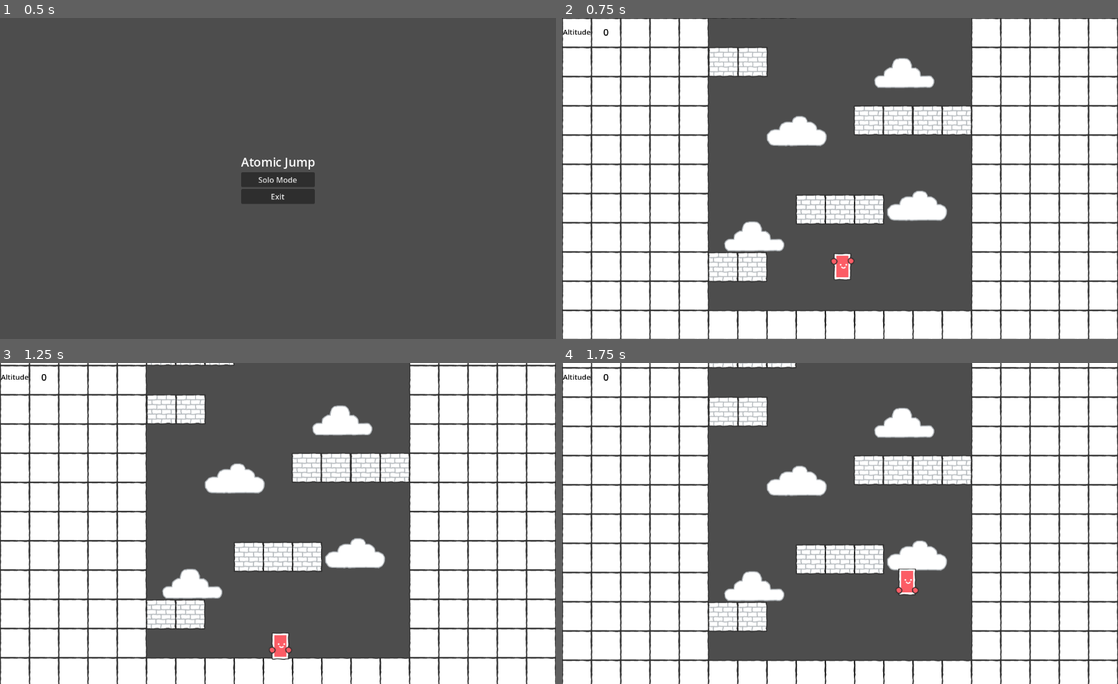
Above: before the commit, frames 1-4 (two rows, left to right).
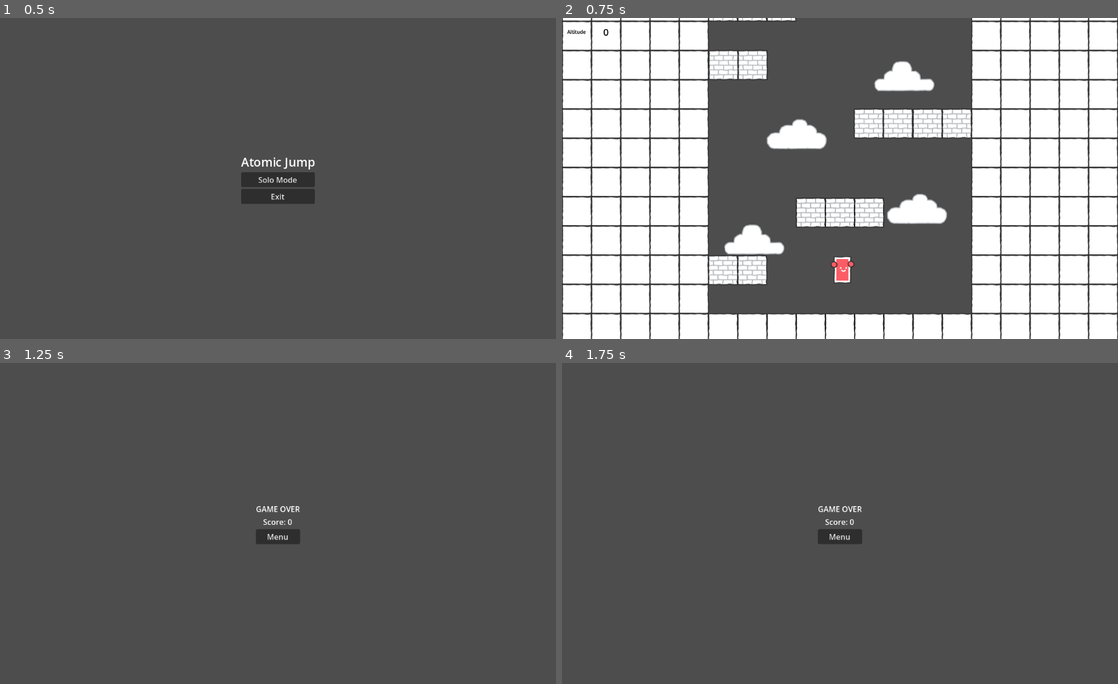
Above: after the commit, the same moments.

Repository: T1b4lt/AtomicJump
Game: Godot game, scene res://screens/main_menu/main_menu.tscn
Two runs of this game, one before a commit and one after it. Both use one fixed random seed, a clock stepped at 60 frames per second and the inputs below.
Inputs:
- Up to frame 1 (0.5 s): no input
- Up to frame 2 (0.75 s): click "Solo Mode" at 0.5 s
- Up to frame 3 (1.25 s): no input
- Up to frame 4 (1.75 s): hold D (right) from 1.28 s (still down); tap Space (jump) at 1.35, 1.52 s

Frame 1 is identical in both runs. In frame 2, 15% of the frame differs, in the area x 0-100%, y 0-100%; in frame 3, 63%; in frame 4, 63%.

Commit message:
feat: :sparkles: hud altitude counts

Diff:
--- a/characters/camera/camera.gd
+++ b/characters/camera/camera.gd
@@ -1,7 +1,7 @@
 class_name Camera
 extends Camera2D
 
-@export var speed: float = 20.0 # speed attribute
+var CAMERA_SPEED: float = 50.0 # camera speed attribute
 
 
 # Called when the node enters the scene tree for the first time.
@@ -12,4 +12,4 @@
 # Called every frame. 'delta' is the elapsed time since the previous frame.
 func _process(delta):
 	# move camera upwards
-	position.y -= speed * delta
+	position.y -= CAMERA_SPEED * delta
--- a/characters/protagonist/protagonist.gd
+++ b/characters/protagonist/protagonist.gd
@@ -2,9 +2,9 @@
 extends CharacterBody2D
 
 
-@export var SPEED = 300.0
-@export var JUMP_VELOCITY = -400.0
-@export var MAX_JUMPS = 2  # Allow double jump
+var SPEED = 300.0
+var JUMP_VELOCITY = -450.0
+var MAX_JUMPS = 2  # Allow double jump
 
 @onready var body_sprite = $body
 @onready var animation_player = $AnimationPlayer
--- a/characters/protagonist/protagonist.tscn
+++ b/characters/protagonist/protagonist.tscn
@@ -63,35 +63,6 @@
 "values": [Vector2(-19, -13), Vector2(-17, -13), Vector2(-22, -13), Vector2(-17, -13), Vector2(-20, -13)]
 }
 
-[sub_resource type="Animation" id="Animation_cq2qn"]
-resource_name = "walk"
-length = 0.5
-loop_mode = 1
-tracks/0/type = "value"
-tracks/0/imported = false
-tracks/0/enabled = true
-tracks/0/path = NodePath("righthand:position")
-tracks/0/interp = 1
-tracks/0/loop_wrap = true
-tracks/0/keys = {
-"times": PackedFloat32Array(0, 0.1, 0.2, 0.3, 0.4),
-"transitions": PackedFloat32Array(1, 1, 1, 1, 1),
-"update": 0,
-"values": [Vector2(19, 6), Vector2(20.54, 6), Vector2(16.68, 6), Vector2(19.755, 6), Vector2(15.605, 6)]
-}
-tracks/1/type = "value"
-tracks/1/imported = false
-tracks/1/enabled = true
-tracks/1/path = NodePath("lefthand:position")
-tracks/1/interp = 1
-tracks/1/loop_wrap = true
-tracks/1/keys = {
-"times": PackedFloat32Array(0, 0.1, 0.2, 0.3, 0.4),
-"transitions": PackedFloat32Array(1, 1, 1, 1, 1),
-"update": 0,
-"values": [Vector2(-19, 6), Vector2(-16.37, 6), Vector2(-20.55, 6), Vector2(-16.05, 6), Vector2(-20.325, 6)]
-}
-
 [sub_resource type="Animation" id="Animation_4v1y0"]
 resource_name = "idle"
 loop_mode = 1
@@ -148,6 +119,35 @@
 "values": [Vector2(-19, 6), Vector2(-19, 2), Vector2(-19, 19)]
 }
 
+[sub_resource type="Animation" id="Animation_cq2qn"]
+resource_name = "walk"
+length = 0.5
+loop_mode = 1
+tracks/0/type = "value"
+tracks/0/imported = false
+tracks/0/enabled = true
+tracks/0/path = NodePath("righthand:position")
+tracks/0/interp = 1
+tracks/0/loop_wrap = true
+tracks/0/keys = {
+"times": PackedFloat32Array(0, 0.1, 0.2, 0.3, 0.4),
+"transitions": PackedFloat32Array(1, 1, 1, 1, 1),
+"update": 0,
+"values": [Vector2(19, 6), Vector2(20.54, 6), Vector2(16.68, 6), Vector2(19.755, 6), Vector2(15.605, 6)]
+}
+tracks/1/type = "value"
+tracks/1/imported = false
+tracks/1/enabled = true
+tracks/1/path = NodePath("lefthand:position")
+tracks/1/interp = 1
+tracks/1/loop_wrap = true
+tracks/1/keys = {
+"times": PackedFloat32Array(0, 0.1, 0.2, 0.3, 0.4),
+"transitions": PackedFloat32Array(1, 1, 1, 1, 1),
+"update": 0,
+"values": [Vector2(-19, 6), Vector2(-16.37, 6), Vector2(-20.55, 6), Vector2(-16.05, 6), Vector2(-20.325, 6)]
+}
+
 [sub_resource type="AnimationLibrary" id="AnimationLibrary_hgwae"]
 _data = {
 "RESET": SubResource("Animation_52nni"),
@@ -160,7 +160,6 @@
 [node name="protagonist" type="CharacterBody2D"]
 scale = Vector2(0.9, 0.9)
 script = ExtResource("1_fhl8c")
-JUMP_VELOCITY = -450.0
 
 [node name="body" type="Sprite2D" parent="."]
 texture = ExtResource("1_fdoqc")
--- a/project.godot
+++ b/project.godot
@@ -15,6 +15,10 @@
 config/features=PackedStringArray("4.2", "GL Compatibility")
 boot_splash/image="res://assets/readme/atomic_jump_cover.png"
 config/icon="res://atomic_jump_icon.png"
+
+[autoload]
+
+global="*res://scripts/global.gd"
 
 [display]
 
--- a/screens/game_over/game_over.gd
+++ b/screens/game_over/game_over.gd
@@ -3,5 +3,12 @@
 
 const MAIN_MENU_SCENE = "res://screens/main_menu/main_menu.tscn"
 
+@onready var final_score = $VBoxContainer/final_score
+
+func _ready():
+	# Get altitude from global
+	var final_score_string = "Score: " + str(global.altitude)
+	final_score.text = final_score_string
+
 func _on_menu_button_pressed():
 	get_tree().change_scene_to_file(MAIN_MENU_SCENE)
--- a/screens/game_over/game_over.tscn
+++ b/screens/game_over/game_over.tscn
@@ -24,6 +24,12 @@
 horizontal_alignment = 1
 vertical_alignment = 1
 
+[node name="final_score" type="Label" parent="VBoxContainer"]
+layout_mode = 2
+text = "Score: 0"
+horizontal_alignment = 1
+vertical_alignment = 1
+
 [node name="menu_button" type="Button" parent="VBoxContainer"]
 layout_mode = 2
 text = "Menu"
--- /dev/null
+++ b/screens/hud/hud.gd
@@ -0,0 +1,6 @@
+extends CanvasLayer
+
+@onready var altitude = $altitude/altitude_data
+
+func update_altitude(new_altitude: int):
+	altitude.text = str(new_altitude)
--- a/screens/hud/hud.tscn
+++ b/screens/hud/hud.tscn
@@ -1,6 +1,9 @@
-[gd_scene format=3 uid="uid://v0li1tt8875t"]
+[gd_scene load_steps=2 format=3 uid="uid://v0li1tt8875t"]
+
+[ext_resource type="Script" path="res://screens/hud/hud.gd" id="1_ldeaq"]
 
 [node name="hud" type="CanvasLayer"]
+script = ExtResource("1_ldeaq")
 
 [node name="altitude" type="Node2D" parent="."]
 
@@ -9,7 +12,7 @@
 offset_right = 60.0
 offset_bottom = 58.0
 theme_override_colors/font_color = Color(0, 0, 0, 1)
-theme_override_font_sizes/font_size = 15
+theme_override_font_sizes/font_size = 10
 text = "Altitude"
 horizontal_alignment = 1
 vertical_alignment = 1
--- a/screens/level/level.gd
+++ b/screens/level/level.gd
@@ -4,23 +4,30 @@
 const MAIN_MENU_SCENE = "res://screens/main_menu/main_menu.tscn"
 const GAME_OVER_SCENE = "res://screens/game_over/game_over.tscn"
 
-@onready var camera: Camera2D = $camera
-@onready var protagonist: CharacterBody2D = $protagonist
-@onready var pause_menu: CanvasLayer = $pause_menu
+@onready var camera = $camera
+@onready var protagonist = $protagonist
+@onready var hud = $hud
+@onready var pause_menu = $pause_menu
 
-# Camara initial position
-var camera_initial_pos
+# Camera initial position
+var camera_initial_y
+
+# Game values
+var altitude = 0
 
 func _ready():
-	# Save camara initial position
-	camera_initial_pos = camera.position
+	# Save camera initial position
+	camera_initial_y = camera.position.y
 
 # Called every frame. 'delta' is the elapsed time since the previous frame.
 func _process(delta):
-	# Check if protagonist fall off out of camara view
+	# Check if protagonist fall off out of camera view
 	if protagonist.position.y > camera.position.y + get_viewport().size[1]/2 + 50:
+		# Save altitude in global
+		global.update_global_altitude(altitude)
 		# Go to game over screen
 		get_tree().change_scene_to_file(GAME_OVER_SCENE)
+		return
 
 	# Check if user press pause button
 	if Input.is_action_just_pressed("pause"):
@@ -29,6 +36,9 @@
 		# Show pause menu
 		pause_menu.visible = true
 
+	# Update altitude
+	altitude = int((camera_initial_y - camera.position.y) / (get_viewport().size[1]/11))
+	hud.update_altitude(altitude)
 
 func _on_pause_menu_resume_button_pressed():
 	# Hide pause menu
--- a/screens/level/level.tscn
+++ b/screens/level/level.tscn
@@ -18,7 +18,6 @@
 
 [node name="camera" parent="." instance=ExtResource("4_nknsb")]
 position = Vector2(580, 335)
-speed = 10.0
 
 [node name="protagonist" parent="." instance=ExtResource("5_4iv76")]
 position = Vector2(585, 503)
--- /dev/null
+++ b/scripts/global.gd
@@ -0,0 +1,11 @@
+extends Node
+
+var altitude: int
+
+func reset_global():
+	# Method to reset all global variables to default
+	altitude = 0
+
+func update_global_altitude(new_altitude: int):
+	# Update altitude
+	altitude = new_altitude
